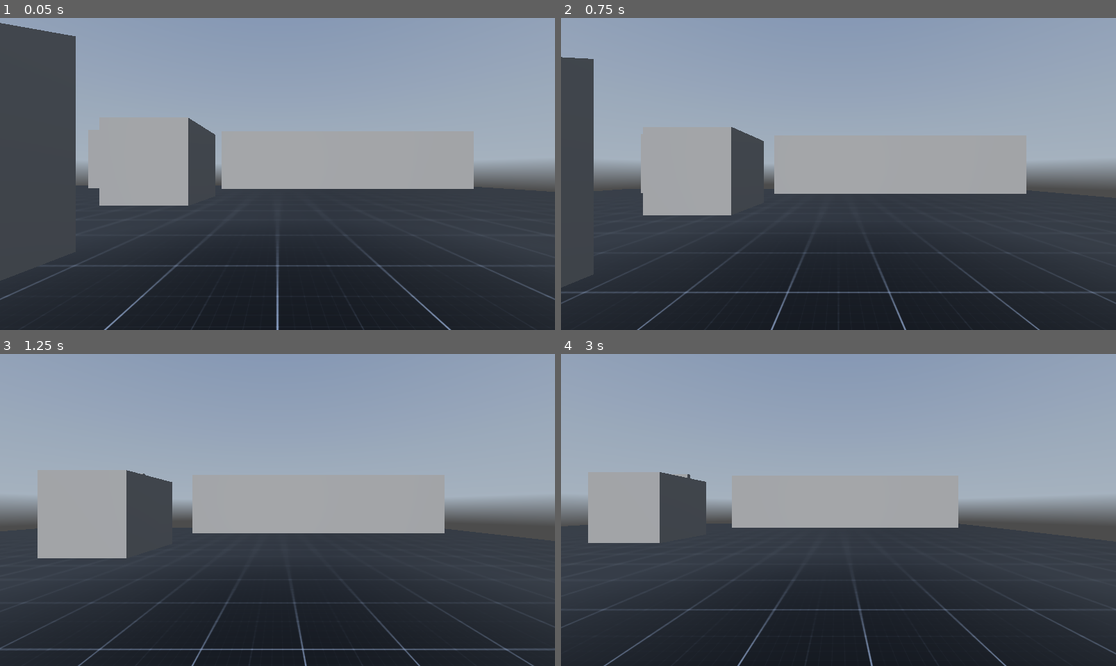
Above: before the commit, frames 1-4 (two rows, left to right).
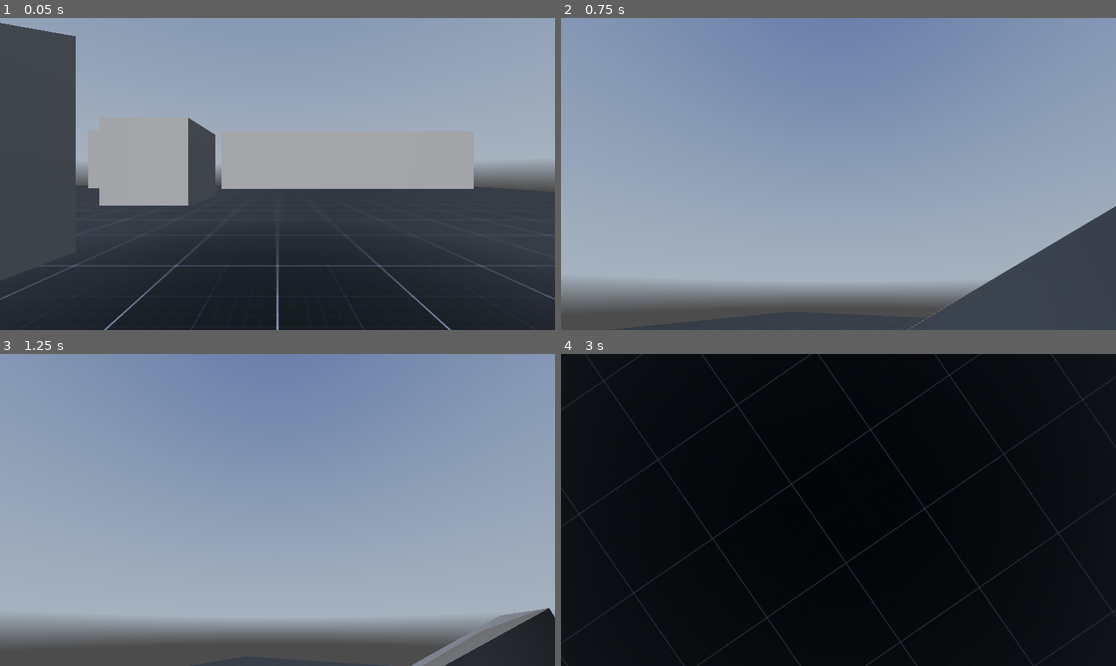
Above: after the commit, the same moments.

Repository: Neltharak/data-breach-protocol
Game: Godot game, scene res://Levels/level_1.tscn
Two runs of this game, one before a commit and one after it. Both use one fixed random seed, a clock stepped at 60 frames per second and the inputs below. A sky picture missing from this copy of the repository is replaced by a grey-blue gradient.
Inputs (mouse positions are in pixels of both pictures, inside the frame that each line leads up to):
- Up to frame 1 (0.05 s): no input
- Up to frame 2 (0.75 s): tap Enter at 0.5 s; move the mouse to (960, 158) at 0.52 s; hold D (move_right) from 0.53 s (still down); tap Space (jump) at 0.6 s
- Up to frame 3 (1.25 s): keep holding D (move_right); tap Space (jump) at 0.77, 1.07 s
- Up to frame 4 (3 s): move the mouse to (727, 525) at 1.27 s; release D (move_right) at 1.28 s; hold S (move_backward) 1.28-2.03 s; tap Space (jump) at 1.35, 1.52, 1.82, 2.1, 2.85 s; move the mouse to (894, 441) at 2.02 s; hold D (move_right) 2.03-2.78 s; move the mouse to (810, 572) at 2.77 s; hold W (move_forward) from 2.78 s (still down)

Frame 1 is identical in both runs. In frame 2, 61% of the frame differs, in the area x 0-100%, y 0-100%; in frame 3, 59%; in frame 4, 94%.

Commit message:
some logic changes, extra stuff, double jump doesnt work yet

Diff:
--- a/Levels/level_1.tscn
+++ b/Levels/level_1.tscn
@@ -85,5 +85,7 @@
 
 [node name="CharacterBody3D" parent="." instance=ExtResource("2_doqwn")]
 transform = Transform3D(1, 0, 0, 0, 1, 0, 0, 0, 1, 2, 2, 2)
+TILT_LOWER_LIMIT = null
+TILT_UPPER_LIMIT = null
 
 [node name="WE_AutumnSky" parent="." instance=ExtResource("3_5sjhx")]
--- a/controllers/Scripts/fps_controller.gd
+++ b/controllers/Scripts/fps_controller.gd
@@ -1,14 +1,59 @@
 extends CharacterBody3D
 
 
-const SPEED = 5.0
-const JUMP_VELOCITY = 4.5
+const SPEED = 10.0
+const JUMP_VELOCITY = 7.0
+
+@export var TILT_LOWER_LIMIT := deg_to_rad(-90.0)
+@export var TILT_UPPER_LIMIT := deg_to_rad(90.0)
+@export var CAMERA_CONTROLLER : Camera3D
+
+
+var _mouse_input : bool = false
+var _mouse_rotation : Vector3
+var _rotation_input : float
+var _tilt_input : float
+var _can_double_jump : bool = false
+
+
+func _input(event: InputEvent) -> void:
+	if event.is_action_pressed("exit"):
+		get_tree().quit()
+
+func _unhandled_input(event: InputEvent) -> void:
+	_mouse_input = event is InputEventMouseMotion and Input.get_mouse_mode() == Input.MOUSE_MODE_CAPTURED
+	if _mouse_input:
+		_rotation_input = -event.relative.x
+		_tilt_input = -event.relative.y
+		print(Vector2(_rotation_input, _tilt_input))
+
+func _update_camera(delta):
+	_mouse_rotation.x += _tilt_input * delta
+	_mouse_rotation.x = clamp(_mouse_rotation.x, TILT_LOWER_LIMIT, TILT_UPPER_LIMIT)
+	_mouse_rotation.y += _rotation_input * delta
+
+	CAMERA_CONTROLLER.transform.basis = Basis.from_euler(_mouse_rotation)
+	CAMERA_CONTROLLER.rotation.z = 0.0
+	_rotation_input = 0.0
+	_tilt_input = 0.0
+
+func _can_jump() -> bool:
+	if is_on_floor():
+		return true
+
+	return false
+
+
+func _ready() -> void:
+	Input.mouse_mode = Input.MOUSE_MODE_CAPTURED
 
 
 func _physics_process(delta):
 	# Add the gravity.
 	if not is_on_floor():
 		velocity += get_gravity() * delta
+
+	_update_camera(delta)
 
 	# Handle jump.
 	if Input.is_action_just_pressed("jump") and is_on_floor():
--- a/controllers/fps_controller.tscn
+++ b/controllers/fps_controller.tscn
@@ -7,8 +7,11 @@
 
 [sub_resource type="CapsuleShape3D" id="CapsuleShape3D_gcyeh"]
 
-[node name="CharacterBody3D" type="CharacterBody3D"]
+[node name="CharacterBody3D" type="CharacterBody3D" node_paths=PackedStringArray("CAMERA_CONTROLLER")]
 script = ExtResource("1_n6uja")
+TILT_LOWER_LIMIT = null
+TILT_UPPER_LIMIT = null
+CAMERA_CONTROLLER = NodePath("Camera Controller/Camera3D")
 
 [node name="MeshInstance3D" type="MeshInstance3D" parent="."]
 mesh = SubResource("CapsuleMesh_bld8p")
@@ -21,3 +24,6 @@
 transform = Transform3D(1, 0, 0, 0, 1, 0, 0, 0, 1, 0, 0.806325, 0)
 
 [node name="Camera3D" type="Camera3D" parent="Camera Controller"]
+
+[node name="ReflectionProbe" type="ReflectionProbe" parent="Camera Controller/Camera3D"]
+update_mode = 1
--- a/project.godot
+++ b/project.godot
@@ -42,3 +42,8 @@
 "events": [Object(InputEventKey,"resource_local_to_scene":false,"resource_name":"","device":-1,"window_id":0,"alt_press …(191 unchanged characters)…
 ]
 }
+exit={
+"deadzone": 0.5,
+"events": [Object(InputEventKey,"resource_local_to_scene":false,"resource_name":"","device":-1,"window_id":0,"alt_pressed":false,"shift_pressed":false,"ctrl_pressed":false,"meta_pressed":false,"pressed":false,"keycode":0,"physical_keycode":4194305,"key_label":0,"unicode":0,"location":0,"echo":false,"script":null)
+]
+}
